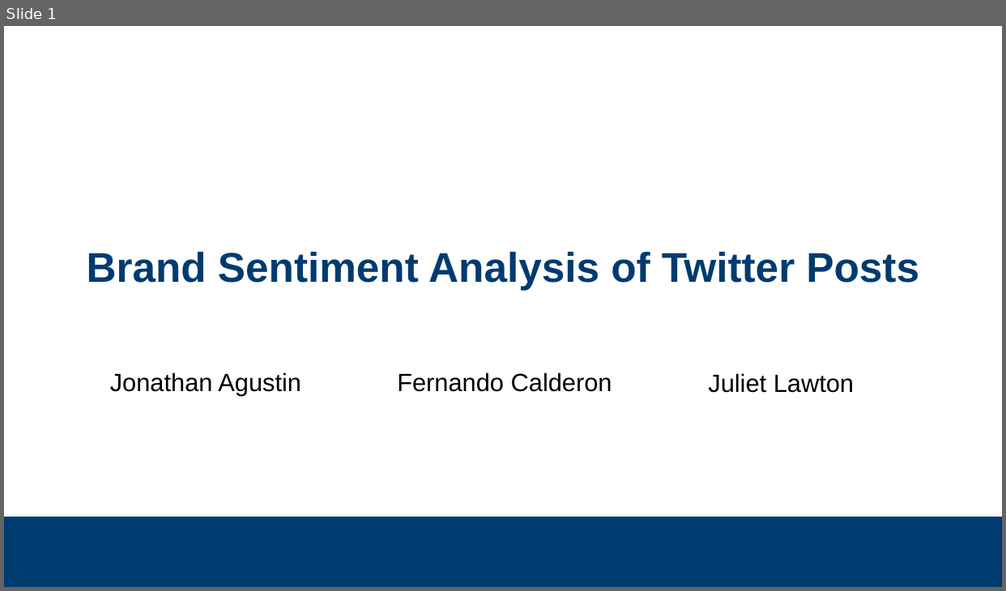
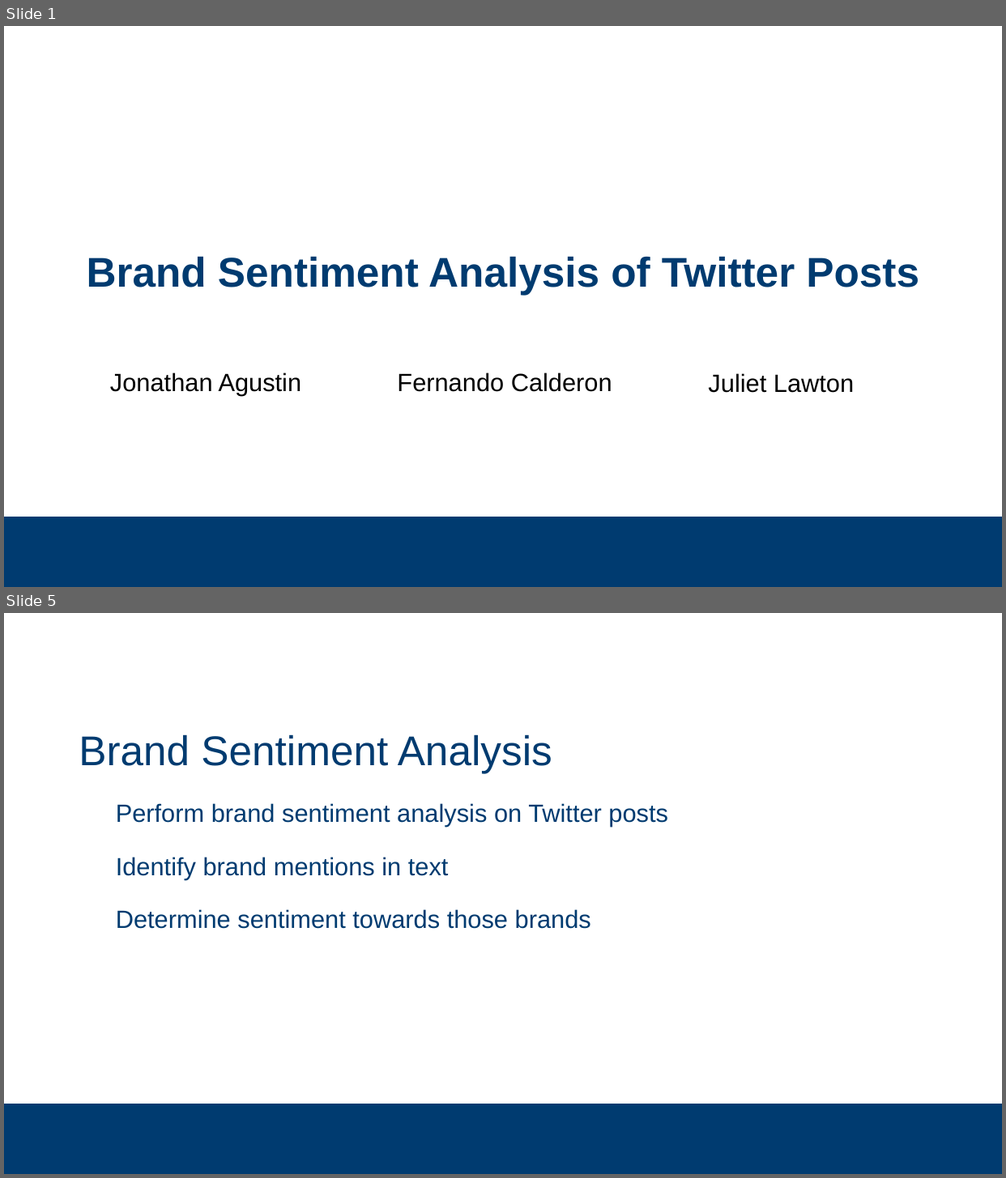
Before and after one commit to subsystem3/project, a slide deck: Final-Project-Team-2.pptx. Shown one above the other, each under a label of ours: slide 1 before the commit, slides 1 and 5 after it; the slides between them are not shown. The pictures are 1006x591 and 1006x1178 pixels, drawn with LibreOffice and Linux fonts; fonts in the diff are those of the drawing; background and template pictures are left out. Boxes give left, top, right and bottom in pixels: in the first picture for what was removed or moved away, otherwise in the second. Text is boxed around its words. In the diff, an @@ line names an element or a change of style, - is before the commit and + after.

```diff
--- a/Final-Project-Team-2.pptx
+++ b/Final-Project-Team-2.pptx
@@ slide 5 added at [4,613,1002,1174], background #FFFFFF; not listed: 1 template element that a slide beside it also shows @@
@@ title added at [79,735,552,773], 40 pt, text #003B70 @@
+Brand Sentiment Analysis
@@ text added at [116,803,668,929], 24 pt, text #003B70 @@
+  Perform brand sentiment analysis on Twitter posts
+  Identify brand mentions in text
+  Determine sentiment towards those brands
@@ slide 1 changed as well @@
@@ title "Brand Sentiment Analysis of Twitter ..." at [87,256,919,295]: line spacing 42pt to 1.05 @@
```
Also in this commit, not shown: 14 other slides changed, 11 other slides added, 6 slides removed.
